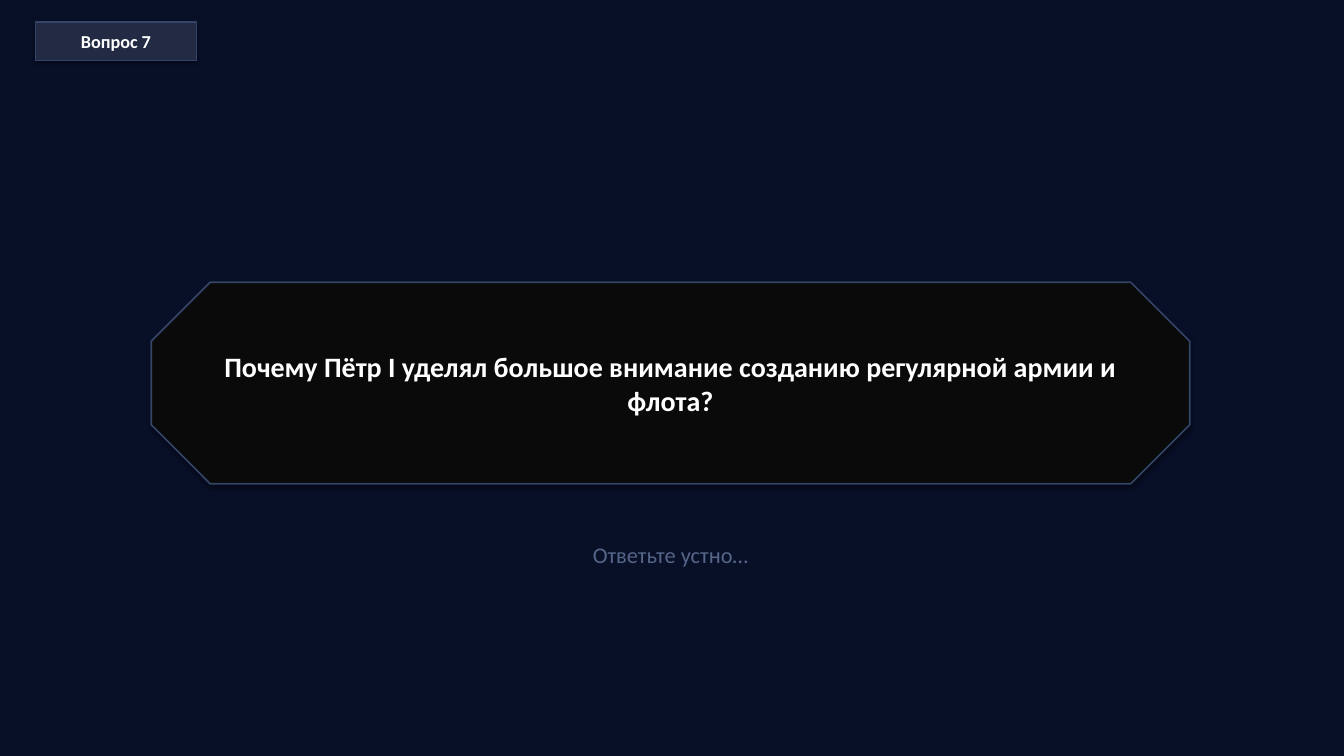
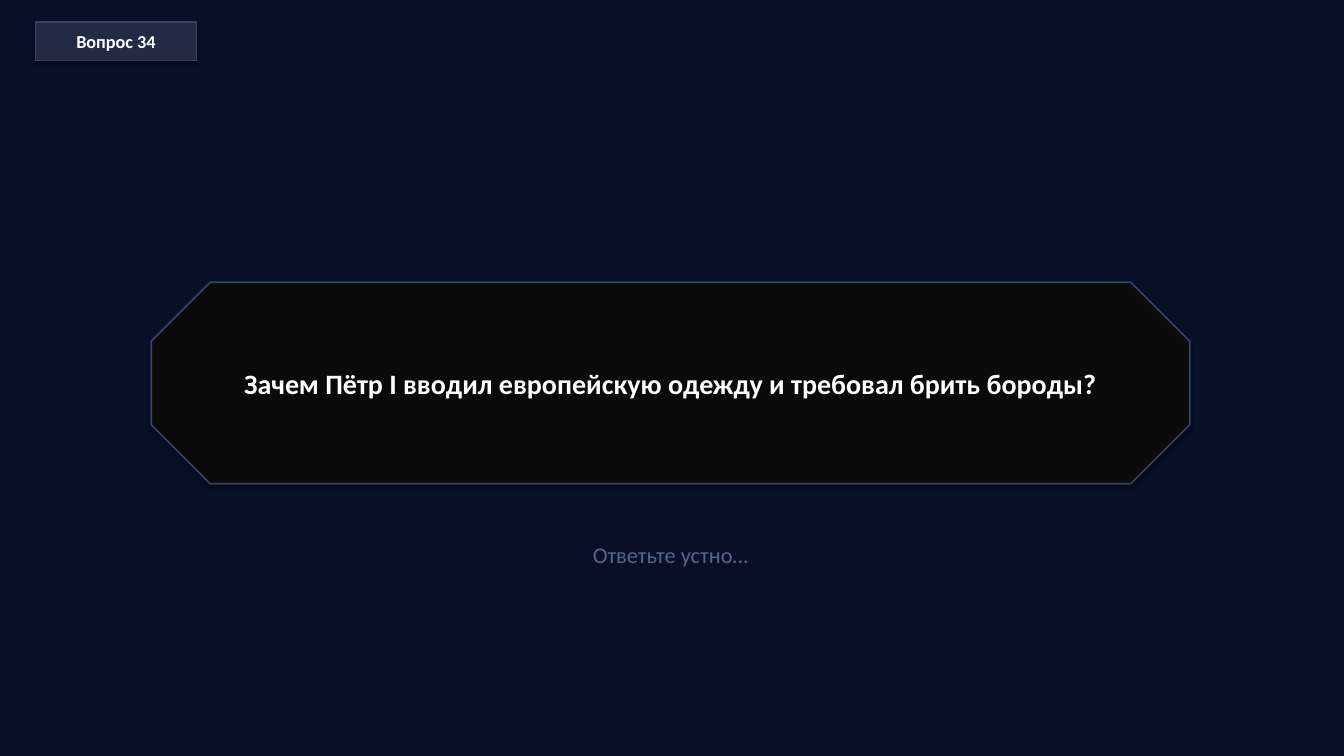
Before and after one commit to bk-ru/quizcraft, a slide deck: slide 67 of mockups/compact-workspace/data/demo-export.pptx (slide 13 before the commit). Drawn at 1344x756 pixels with LibreOffice and Linux fonts; fonts in the diff are those of the drawing. Boxes give left, top, right and bottom in pixels: in the first picture for what was removed or moved away, otherwise in the second. Text is boxed around its words. In the diff, an @@ line names an element or a change of style, - is before the commit and + after.

```diff
--- a/mockups/compact-workspace/data/demo-export.pptx
+++ b/mockups/compact-workspace/data/demo-export.pptx
@@ text in rectangle at (76,36,155,51): text changed @@
-Вопрос 7
+Вопрос 34
@@ text in octagon at (244,374,1096,399): text changed @@
-Почему Пётр I уделял большое внимание созданию регулярной армии и флота?
+Зачем Пётр I вводил европейскую одежду и требовал брить бороды?
```
Also in this commit, not shown: 13 other slides changed, 86 slides added, 6 slides removed, 2 other files.
